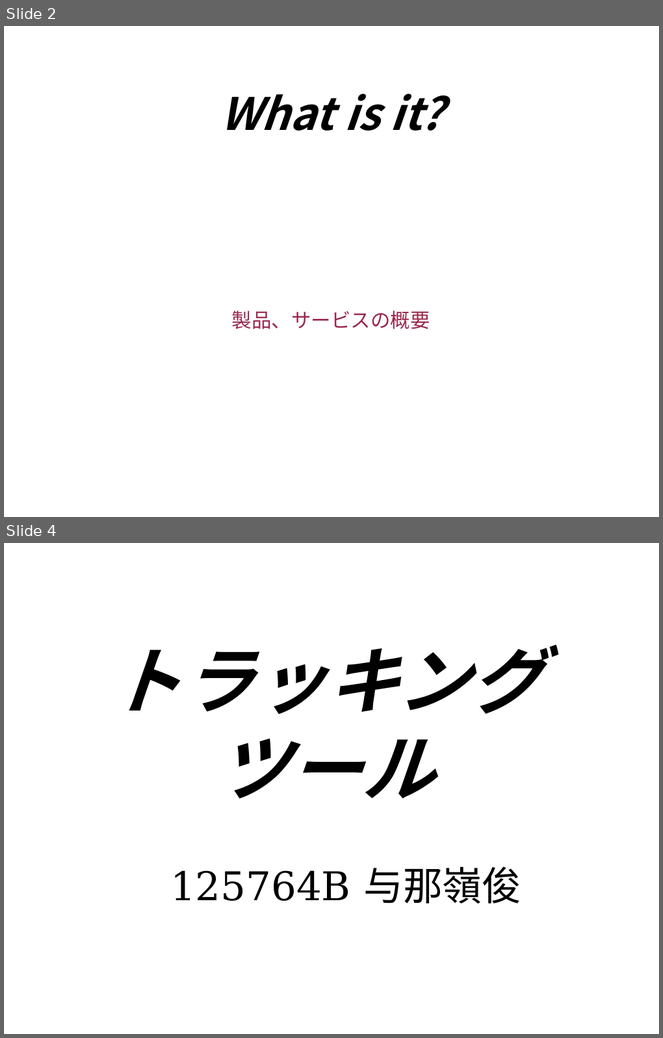
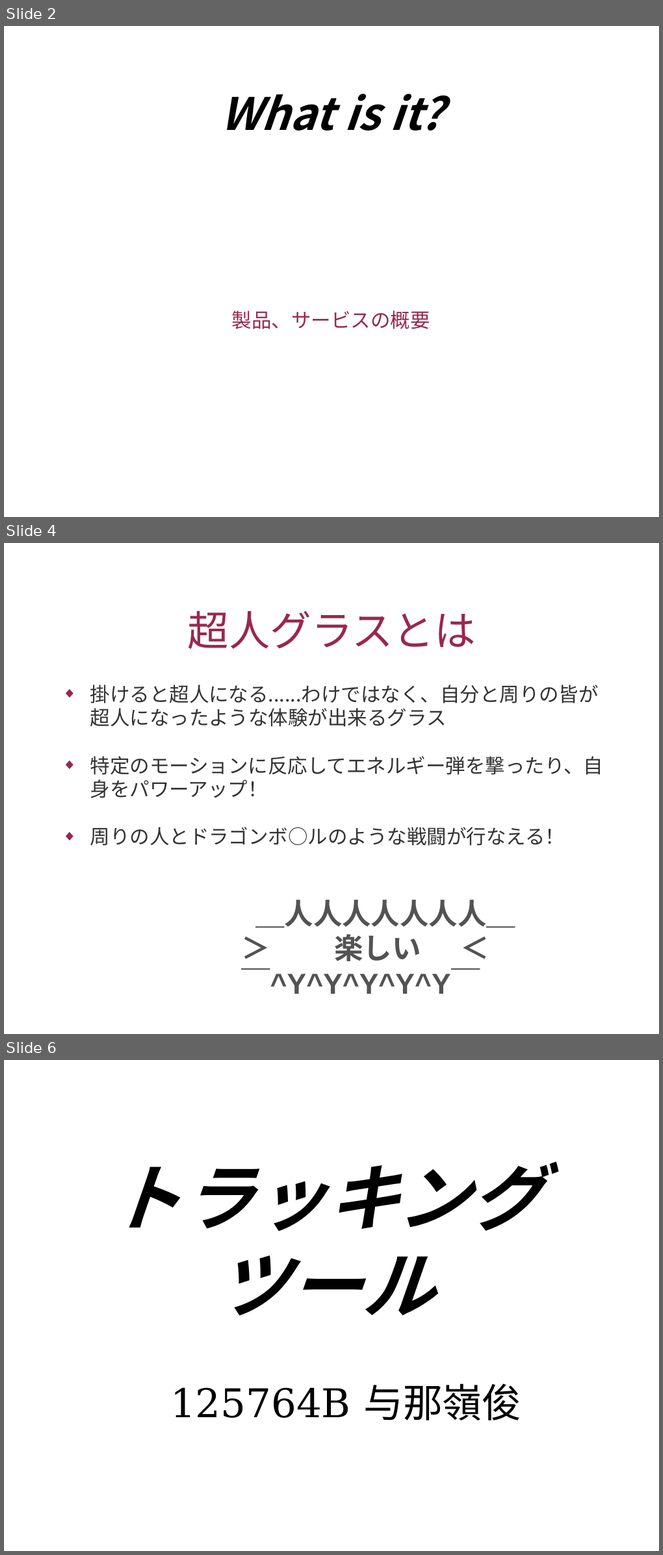
Before and after one commit to e125719/Pro3_5, a slide deck: app.odp. Shown one above the other, each under a label of ours: slides 2 and 4 before the commit, slides 2, 4 and 6 after it; the slides between them are not shown. The pictures are 663x1038 and 663x1555 pixels, drawn with LibreOffice and Linux fonts; fonts in the diff are those of the drawing; background and template pictures are left out. Boxes give left, top, right and bottom in pixels: in the first picture for what was removed or moved away, otherwise in the second. Text is boxed around its words. In the diff, an @@ line names an element or a change of style, - is before the commit and + after.

```diff
--- a/app.odp
+++ b/app.odp
@@ slide 4 added at (x1=4, y1=543, x2=659, y2=1034), background picture (left out) @@
@@ title added at (x1=188, y1=611, x2=476, y2=649), 50 pt, text #99284C @@
+超人グラスとは
@@ text added at (x1=90, y1=685, x2=604, y2=994), 24 pt, text #333333 @@
+◆ 掛けると超人になる......わけではなく、自分と周りの皆が超人になったような体験が出来るグラス
+◆ 特定のモーションに反応してエネルギー弾を撃ったり、自身をパワーアップ！
+◆ 周りの人とドラゴンボ○ルのような戦闘が行なえる！
+＿人人人人人人人＿
+＞ 楽しい ＜
+￣^Y^Y^Y^Y^Y￣
@@ what was slide 4 is now slide 6 @@
```
Also in this commit, not shown: 1 slide changed, 1 other slide added, 1 other file.
